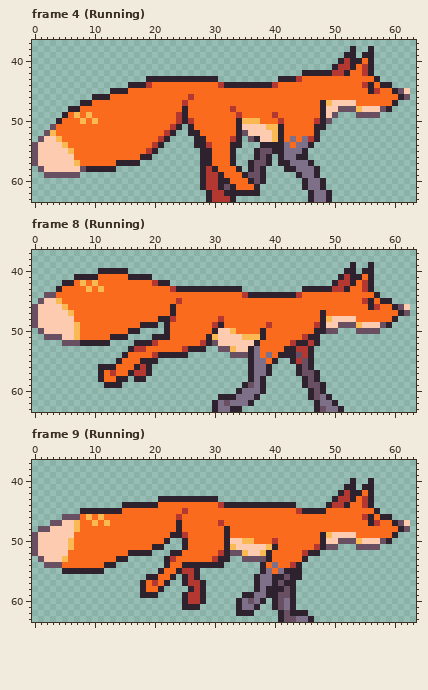
Two states of a pixel-art file, Assets/Content/Sprites/Animals/Fox/sprite-sheet_fox.aseprite. The picture above was drawn from the file before the commit.
64x64 pixels, 9 frames. Shown: frame 4 (Running): x 0..63, y 37..63; frame 8 (Running): x 0..63, y 37..63; frame 9 (Running): x 0..63, y 37..63. The commit also changed other frames, which this record leaves out.
Once edited:
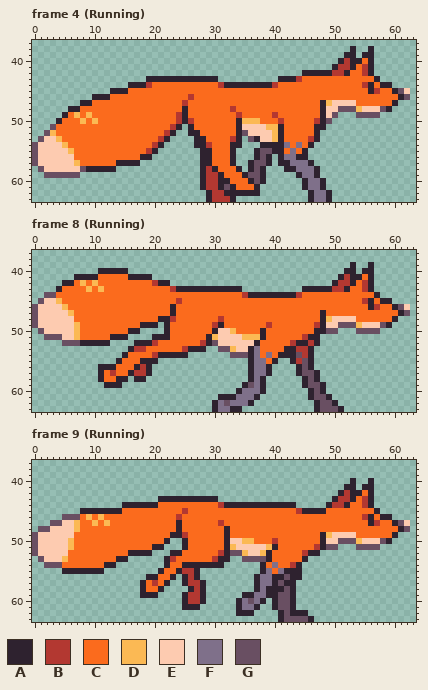
Palette (. is transparent): A #2e222f  B #b33831  C #fb6b1d  D #fbb954  E #fdcbb0  F #7f708a  G #694f62
The exact change:
Frame 4 (Running), layer "Layer 1":
Colour F becomes colour C in row 53 at x 43 and 45; in row 54 at x 45; in row 55 at x 42 and 44.
Frame 8 (Running), layer "Layer 1":
Colour F becomes colour G in row 61 at x 48; in row 62 at x 48 to 49; in row 63 at x 49 to 50.
Frame 9 (Running), layer "Layer 1":
Colour F becomes colour G in rows 60 to 61 at x 42; in row 63 at x 44 to 45.
Boxes around the changes in both pictures, in picture pixels (x1, y1, x2, y2):
changed: (284, 136, 308, 154)
changed: (320, 394, 338, 412)
changed: (284, 598, 308, 622)
